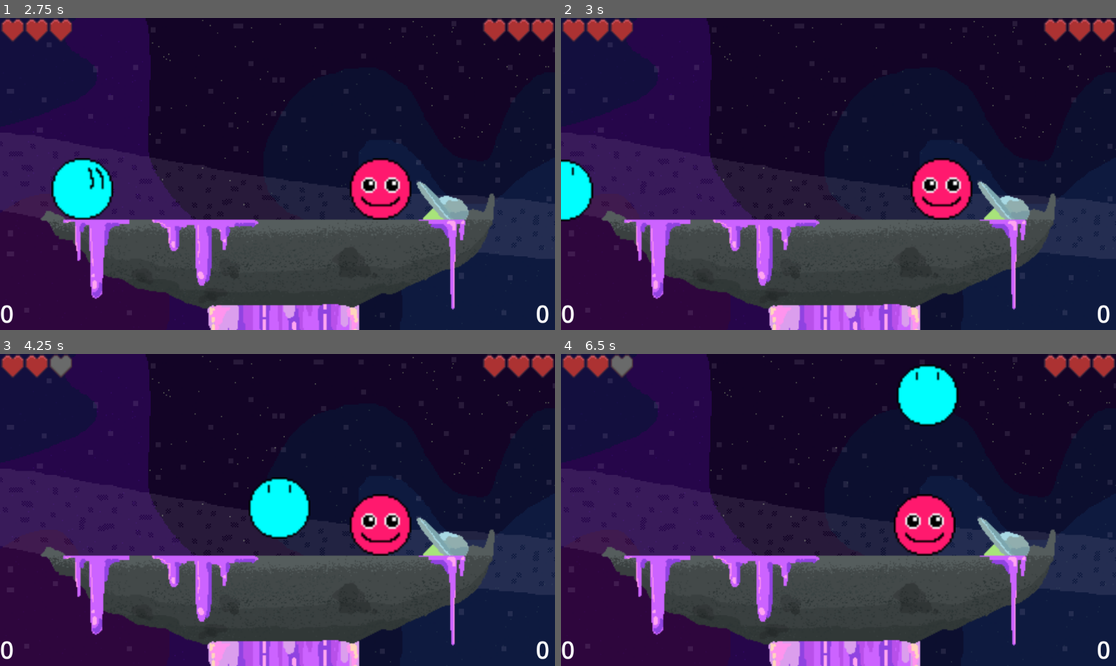
Above: before the commit, frames 1-4 (two rows, left to right).
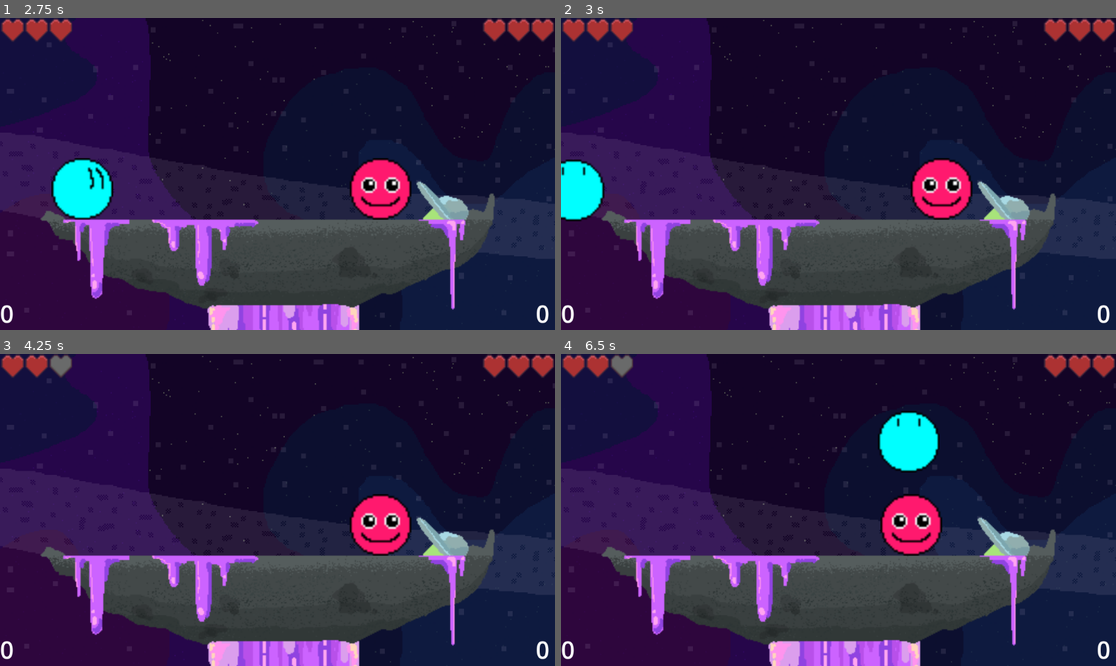
Above: after the commit, the same moments.

Repository: Will-Bao/strike-s-26-game
Game: Godot game, scene res://Scenes/character_select.tscn
Two runs of this game, one before a commit and one after it. Both use one fixed random seed, a clock stepped at 60 frames per second and the inputs below.
Inputs:
- Up to frame 1 (2.75 s): tap Enter (ui_accept) at 0.5, 1.55, 2, 2.3 s; hold Enter (ui_accept) 0.53-1.28 s; hold D (right1) 0.53-2.03 s; tap W (jump1) at 0.77, 1.52 s; tap E (attack1) at 1.35 s; hold A (left1) from 2.03 s (still down); hold M (attack2) from 2.03 s (still down)
- Up to frame 2 (3 s): keep holding A (left1); release M (attack2) at 2.78 s; tap Q (dash1) at 2.85 s
- Up to frame 3 (4.25 s): keep holding A (left1); tap W (jump1) at 3.02, 3.77 s; tap Enter (ui_accept) at 3.05, 3.8 s; hold N (dash2) from 3.53 s (still down)
- Up to frame 4 (6.5 s): release A (left1) at 4.28 s; release N (dash2) at 4.28 s; hold D (right1) from 4.28 s (still down); tap Down (down2) at 4.35 s; tap W (jump1) at 4.52, 6.02 s; tap Enter (ui_accept) at 4.55, 5, 5.3, 6.05 s; hold Left (left2) 5.03-5.78 s; tap Right (right2) at 5.85 s

Frame 1 is identical in both runs. In frame 2, 0.6% of the frame differs, in the area x 0-8%, y 45-66%; in frame 3, 1.7%; in frame 4, 4.8%, in the area x 57-72%, y 3-65%.

Commit message:
fixed flying issue

Diff:
--- a/Game Files/Scenes/level.tscn
+++ b/Game Files/Scenes/level.tscn
@@ -32,8 +32,10 @@
 
 [node name="Player" parent="." unique_id=1407989866 instance=ExtResource("1_vonw3")]
 position = Vector2(296, 336)
+JUMP_VELOCITY = -600.0
+double_jump = true
+DOUBLE_VELOCITY = -600.0
 dash_ability = true
-dash_decay = 0.05
 
 [node name="StaticBody2D" type="StaticBody2D" parent="." unique_id=1754540224]
 position = Vector2(58, 69)
@@ -50,6 +52,9 @@
 
 [node name="Player2" parent="." unique_id=514945089 instance=ExtResource("1_vonw3")]
 position = Vector2(790, 314)
+JUMP_VELOCITY = -600.0
+DOUBLE_VELOCITY = -600.0
+dash_ability = true
 player_num = 2
 char_num = 2
 
--- a/Game Files/Scenes/player.tscn
+++ b/Game Files/Scenes/player.tscn
@@ -13,6 +13,7 @@
 
 [node name="Player" type="CharacterBody2D" unique_id=1407989866 groups=["Players"]]
 script = ExtResource("1_onrkg")
+JUMP_VELOCITY = -900.0
 dash_amount = 1000.0
 player_num = 1
 char_num = 1
--- a/Game Files/Scripts/player.gd
+++ b/Game Files/Scripts/player.gd
@@ -143,7 +143,7 @@
 	await get_tree().create_timer(1).timeout
 	state = "respawn"
 	position = spawnPoints[randi_range(0, spawnPoints.size() - 1)]
+	gravity_active = true
 	await get_tree().create_timer(1).timeout
 	state = "idle"
 	current_state = control_state.ACTIVE
-	gravity_active = true
Not shown, added: Game Files/Assets/Attacks/strike-s-26-game-main.zip
